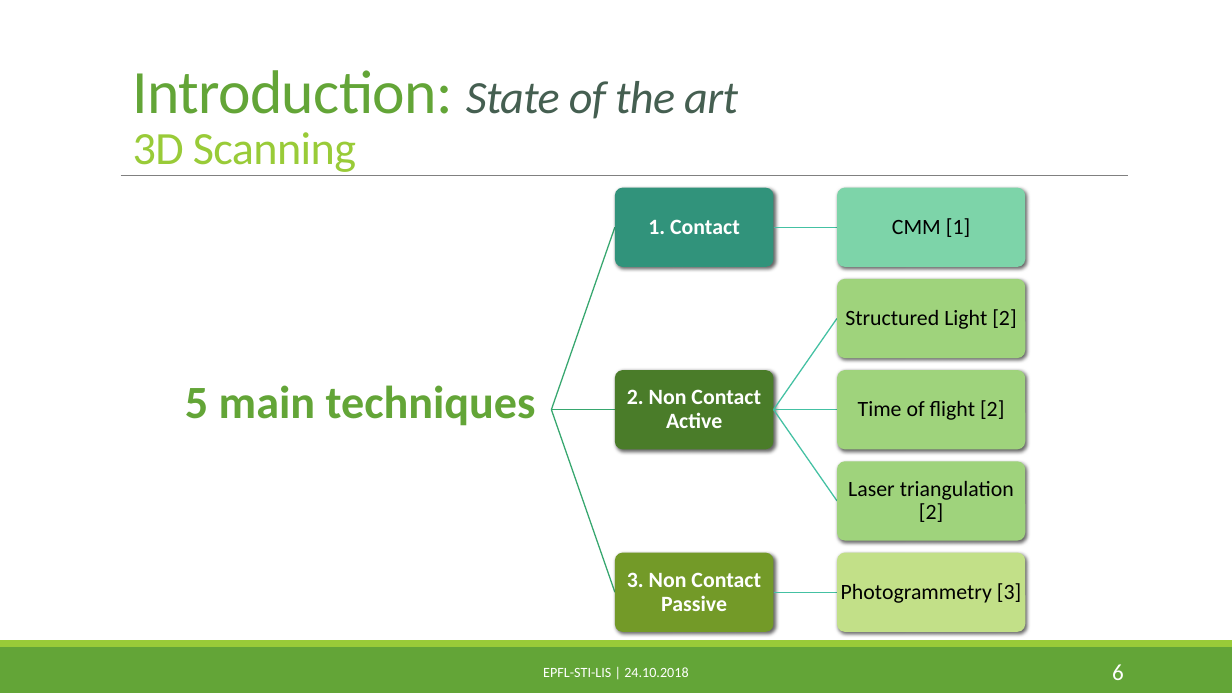
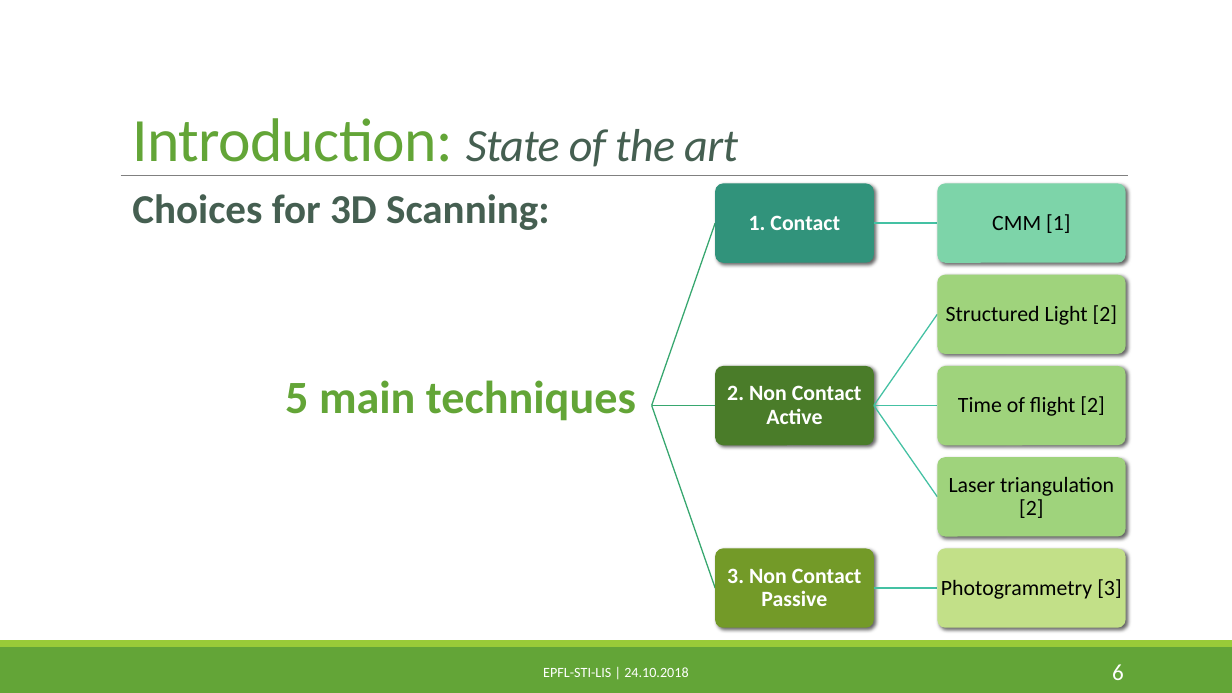
Before and after one commit to PaulineMauryL/PropellerProject, a slide deck: slide 6 of MIDTERM.pptx. Drawn at 1232x693 pixels with LibreOffice and Linux fonts; fonts in the diff are those of the drawing. Boxes give left, top, right and bottom in pixels: in the first picture for what was removed or moved away, otherwise in the second. Text is boxed around its words. In the diff, an @@ line names an element or a change of style, - is before the commit and + after.

```diff
--- a/MIDTERM.pptx
+++ b/MIDTERM.pptx
@@ title at bbox=[133, 118, 738, 167]: text changed; size 36 to 48 pt @@
-Introduction: State of the art
-3D Scanning
+Introduction: State of the art
@@ text added at bbox=[132, 194, 550, 230], 32 pt, text #455F51, bold @@
+Choices for 3D Scanning:
@@ 9 texts, 8 rounded rectangles, 8 freeform shapes: place and size @@
-9 texts, 8 rounded rectangles, 8 freeform shapes at bbox=[185, 188, 1026, 632]
+9 texts, 8 rounded rectangles, 8 freeform shapes at bbox=[285, 184, 1126, 628]
```
Also in this commit, not shown: 10 other slides changed, 26 other files.
